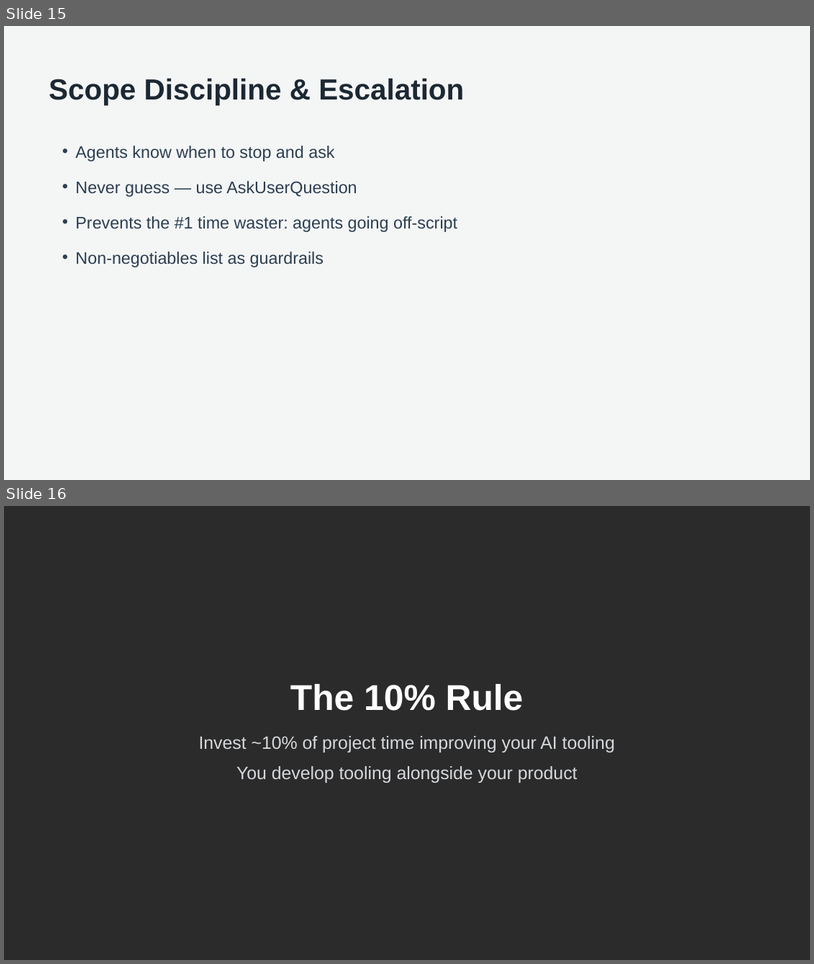
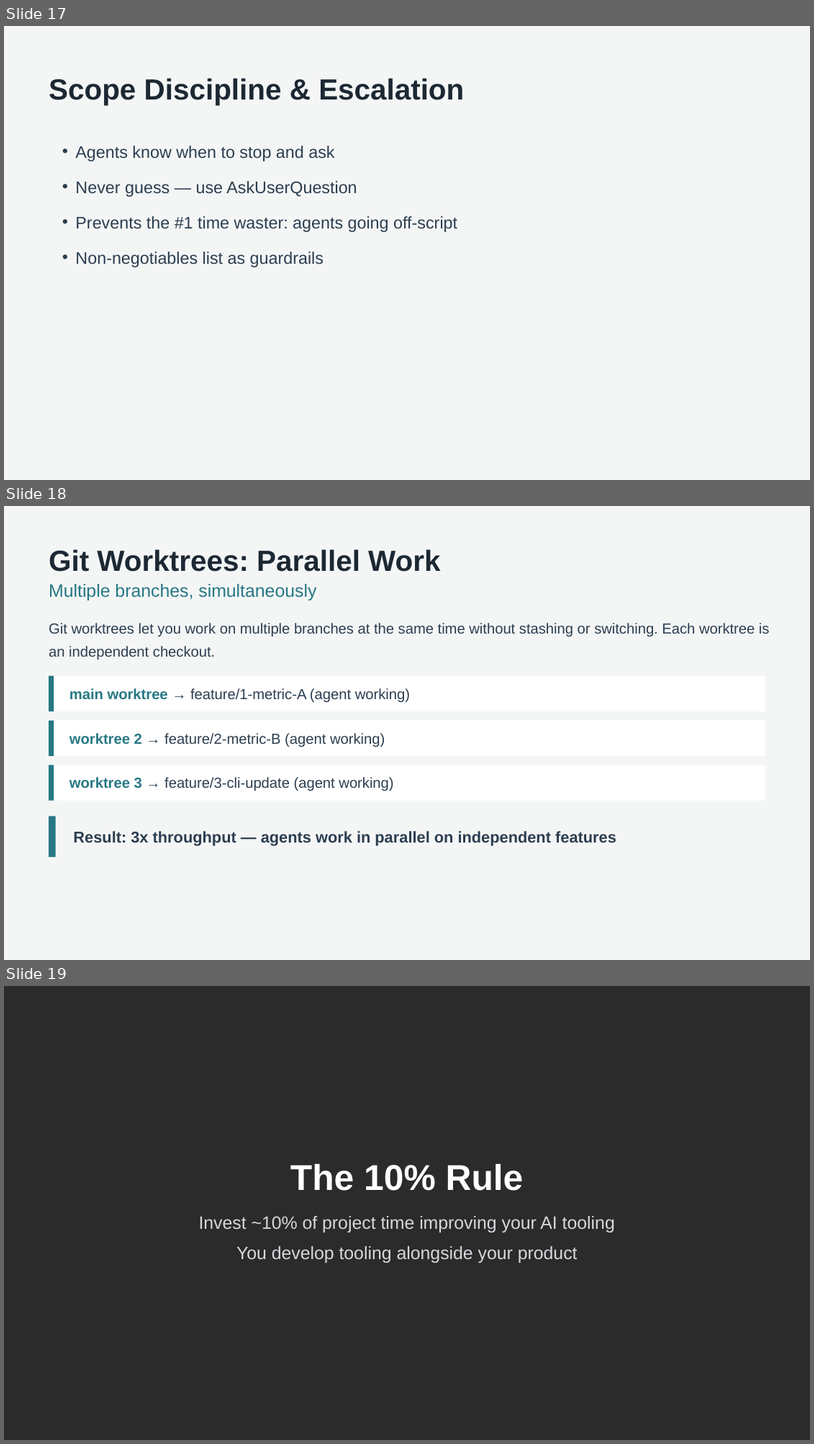
Before and after one commit to SalesforceRocks/python-demo, a slide deck: presentation.pptx. Shown one above the other, each under a label of ours: slides 15 and 16 before the commit, slides 17, 18 and 19 after it. The pictures are 814x964 and 814x1444 pixels, drawn with LibreOffice and Linux fonts; fonts in the diff are those of the drawing; background and template pictures are left out; a plain dark background stands for a picture behind light text. Boxes give left, top, right and bottom in pixels: in the first picture for what was removed or moved away, otherwise in the second. Text is boxed around its words. In the diff, an @@ line names an element or a change of style, - is before the commit and + after.

```diff
--- a/presentation.pptx
+++ b/presentation.pptx
@@ slide 18 added at <box>4,506,810,960</box>, background #F4F6F6 @@
@@ text added at <box>49,549,440,572</box>, 26 pt, text #1C2833, bold @@
+Git Worktrees: Parallel Work
@@ text added at <box>49,584,316,600</box>, 16 pt, text #277884 @@
+Multiple branches, simultaneously
@@ text added at <box>49,623,770,660</box>, 13 pt, text #2C3E50 @@
+Git worktrees let you work on multiple branches at the same time without stashing or switching. Each worktree is an independent checkout.
@@ rectangle added at <box>49,675,766,710</box>, fill #FFFFFF @@
@@ line added from (52, 675) to (52, 712), #277884 4.5 pt @@
@@ text added at <box>70,688,410,702</box>, 13 pt, text #2C3E50 @@
+main worktree → feature/1-metric-A (agent working)
@@ rectangle added at <box>49,721,766,756</box>, fill #FFFFFF @@
@@ line added from (52, 721) to (52, 756), #277884 4.5 pt @@
@@ text added at <box>70,733,385,746</box>, 13 pt, text #2C3E50 @@
+worktree 2 → feature/2-metric-B (agent working)
@@ rectangle added at <box>49,765,766,800</box>, fill #FFFFFF @@
@@ line added from (52, 765) to (52, 800), #277884 4.5 pt @@
@@ text added at <box>70,777,394,791</box>, 13 pt, text #2C3E50 @@
+worktree 3 → feature/3-cli-update (agent working)
@@ line added from (52, 816) to (52, 857), #277884 6 pt @@
@@ text added at <box>73,831,617,846</box>, 14 pt, text #2C3E50, bold @@
+Result: 3x throughput — agents work in parallel on independent features
@@ what was slide 15 is now slide 17 @@
@@ what was slide 16 is now slide 19 @@
```
Also in this commit, not shown: 3 other slides added.
